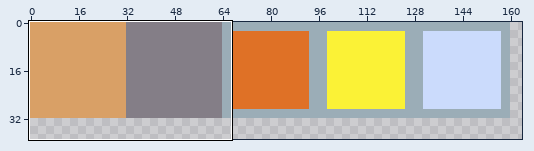
A sprite sheet gets an edit: assets/textures/tileset/tileset.png. Above: a wide view before the commit, with the close-up outlined.
Close-up. Before the commit:
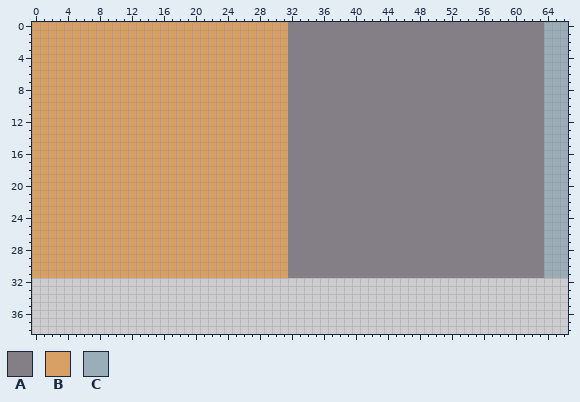
The file is 240x240 pixels. Colours within 5 levels of each other are drawn and written as one. Shown: x 0..66, y 0..38. The wide view leaves out empty margins.
Palette (. is transparent): A #847e87  B #d9a066  C #9badb7
Pixels before (only the part around the change), first column x 0:
 0 BBBBBBBBBBBBBBBBBBBBBBBBBBBBBBBBAAAAAAAAAAAAAAAAAAAAAAAAAAAAAAAACCC
 1 BBBBBBBBBBBBBBBBBBBBBBBBBBBBBBBBAAAAAAAAAAAAAAAAAAAAAAAAAAAAAAAACCC
 2 BBBBBBBBBBBBBBBBBBBBBBBBBBBBBBBBAAAAAAAAAAAAAAAAAAAAAAAAAAAAAAAACCC
 3 BBBBBBBBBBBBBBBBBBBBBBBBBBBBBBBBAAAAAAAAAAAAAAAAAAAAAAAAAAAAAAAACCC
 4 BBBBBBBBBBBBBBBBBBBBBBBBBBBBBBBBAAAAAAAAAAAAAAAAAAAAAAAAAAAAAAAACCC
 5 BBBBBBBBBBBBBBBBBBBBBBBBBBBBBBBBAAAAAAAAAAAAAAAAAAAAAAAAAAAAAAAACCC
 6 BBBBBBBBBBBBBBBBBBBBBBBBBBBBBBBBAAAAAAAAAAAAAAAAAAAAAAAAAAAAAAAACCC
 7 BBBBBBBBBBBBBBBBBBBBBBBBBBBBBBBBAAAAAAAAAAAAAAAAAAAAAAAAAAAAAAAACCC
 8 BBBBBBBBBBBBBBBBBBBBBBBBBBBBBBBBAAAAAAAAAAAAAAAAAAAAAAAAAAAAAAAACCC
 9 BBBBBBBBBBBBBBBBBBBBBBBBBBBBBBBBAAAAAAAAAAAAAAAAAAAAAAAAAAAAAAAACCC
10 BBBBBBBBBBBBBBBBBBBBBBBBBBBBBBBBAAAAAAAAAAAAAAAAAAAAAAAAAAAAAAAACCC
11 BBBBBBBBBBBBBBBBBBBBBBBBBBBBBBBBAAAAAAAAAAAAAAAAAAAAAAAAAAAAAAAACCC
12 BBBBBBBBBBBBBBBBBBBBBBBBBBBBBBBBAAAAAAAAAAAAAAAAAAAAAAAAAAAAAAAACCC
13 BBBBBBBBBBBBBBBBBBBBBBBBBBBBBBBBAAAAAAAAAAAAAAAAAAAAAAAAAAAAAAAACCC
14 BBBBBBBBBBBBBBBBBBBBBBBBBBBBBBBBAAAAAAAAAAAAAAAAAAAAAAAAAAAAAAAACCC
15 BBBBBBBBBBBBBBBBBBBBBBBBBBBBBBBBAAAAAAAAAAAAAAAAAAAAAAAAAAAAAAAACCC
16 BBBBBBBBBBBBBBBBBBBBBBBBBBBBBBBBAAAAAAAAAAAAAAAAAAAAAAAAAAAAAAAACCC
17 BBBBBBBBBBBBBBBBBBBBBBBBBBBBBBBBAAAAAAAAAAAAAAAAAAAAAAAAAAAAAAAACCC
18 BBBBBBBBBBBBBBBBBBBBBBBBBBBBBBBBAAAAAAAAAAAAAAAAAAAAAAAAAAAAAAAACCC
19 BBBBBBBBBBBBBBBBBBBBBBBBBBBBBBBBAAAAAAAAAAAAAAAAAAAAAAAAAAAAAAAACCC
20 BBBBBBBBBBBBBBBBBBBBBBBBBBBBBBBBAAAAAAAAAAAAAAAAAAAAAAAAAAAAAAAACCC
21 BBBBBBBBBBBBBBBBBBBBBBBBBBBBBBBBAAAAAAAAAAAAAAAAAAAAAAAAAAAAAAAACCC
22 BBBBBBBBBBBBBBBBBBBBBBBBBBBBBBBBAAAAAAAAAAAAAAAAAAAAAAAAAAAAAAAACCC
23 BBBBBBBBBBBBBBBBBBBBBBBBBBBBBBBBAAAAAAAAAAAAAAAAAAAAAAAAAAAAAAAACCC
24 BBBBBBBBBBBBBBBBBBBBBBBBBBBBBBBBAAAAAAAAAAAAAAAAAAAAAAAAAAAAAAAACCC
25 BBBBBBBBBBBBBBBBBBBBBBBBBBBBBBBBAAAAAAAAAAAAAAAAAAAAAAAAAAAAAAAACCC
26 BBBBBBBBBBBBBBBBBBBBBBBBBBBBBBBBAAAAAAAAAAAAAAAAAAAAAAAAAAAAAAAACCC
27 BBBBBBBBBBBBBBBBBBBBBBBBBBBBBBBBAAAAAAAAAAAAAAAAAAAAAAAAAAAAAAAACCC
28 BBBBBBBBBBBBBBBBBBBBBBBBBBBBBBBBAAAAAAAAAAAAAAAAAAAAAAAAAAAAAAAACCC
29 BBBBBBBBBBBBBBBBBBBBBBBBBBBBBBBBAAAAAAAAAAAAAAAAAAAAAAAAAAAAAAAACCC
30 BBBBBBBBBBBBBBBBBBBBBBBBBBBBBBBBAAAAAAAAAAAAAAAAAAAAAAAAAAAAAAAACCC
31 BBBBBBBBBBBBBBBBBBBBBBBBBBBBBBBBAAAAAAAAAAAAAAAAAAAAAAAAAAAAAAAACCC
32 ...................................................................
33 ...................................................................
34 ...................................................................
35 ...................................................................
36 ...................................................................
37 ...................................................................
38 ...................................................................
Once edited:
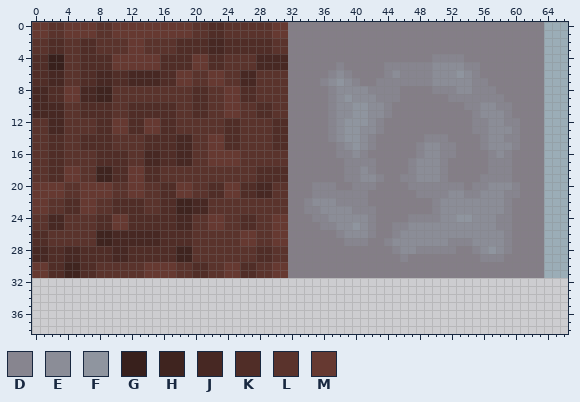
Colours new in this view: D #87858f  E #8b8d97  F #8f959f  G #38201c  H #3f241f  J #472823  K #502d27  L #5a332c  M #663931
Edits made:
Changed rows in their new state; - is an unchanged pixel.
first column x 0:
 0 MMLLMMMMLLMMMMMMMMMMLLKKLLLLLLMM-----------------------------
 1 MMLLMMMMLLMMMMMMMMMMLLKKLLLLLLMM-----------------------------
 2 LLKKLLKKLLLLMMLLLLKKKKJJKKKKKKLL-----------------------------
 3 LLKKLLKKLLLLMMLLLLKKKKJJKKKKKKLL-----------------------------
 4 KKGGLLKKKKMMMMMMKKKKMMKKLLLLJJJJ------------------DDDD-------
 5 KKGGLLKKKKMMMMMMKKKKMMKKLLLLJJJJ------D-----DDDDDDEEEEDD-----
 6 KKJJLLKKJJKKJJJJKKMMLLMMLLJJLLLL-----DED----DEDDDDEEEFED-----
 7 KKJJLLKKJJKKJJJJKKMMLLMMLLJJLLLL----DEFED--DDDDDDDEEEEEDD----
 8 JJKKMMJJHHLLLLLLLLLLKKLLMMKKLLLL-----DEEEEDDDD----DDDEEDDD---
 9 JJKKMMJJHHLLLLLLLLLLKKLLMMKKLLLL-----DEFEEEDDD------DDDDDDD--
10 JJJJLLKKKKLLKKKKKKLLKKLLMMLLKKLL-----DEEFFEED---------DDEEDD-
11 JJJJLLKKKKLLKKKKKKLLKKLLMMLLKKLL-----DEEFFEED----------DEEED-
12 LLJJLLLLKKMMKKMMKKLLLLLLKKLLLLKK-----DEFFFED-----------DDEEDD
13 LLJJLLLLKKMMKKMMKKLLLLLLKKLLLLKK-----DEFFEED-----------DDEEED
14 LLKKLLKKKKLLLLKKKKJJLLMMKKLLLLKK-----DEFFED------DDD----DEEDD
15 LLKKLLKKKKLLLLKKKKJJLLMMKKLLLLKK------DEFED-----DEEDD---DEEED
16 LLKKLLLLKKKKLLJJKKJJLLMMMMLLLLLL------DDED------DEEDD----DED-
17 LLKKLLLLKKKKLLJJKKJJLLMMMMLLLLLL-------DDDD----DEEED-----DDD-
18 LLKKMMLLHHKKMMKKLLLLLLLLLLLLKKKK-------DDED----DEEED-----DDD-
19 LLKKMMLLHHKKMMKKLLLLLLLLLLLLKKKK-------DDEED--DDEEED----DDDD-
20 MMMMLLMMMMLLMMLLKKMMLLKKMMKKJJLL---DDD--DDD----DDDDDDD-DDEEED
21 MMMMLLMMMMLLMMLLKKMMLLKKMMKKJJLL---DDDDDDD------DDDDEEDDEEEDD
22 MMLLKKMMLLKKKKLLKKHHJJLLLLLLLLLL--DEEEDDDD--------DEEEEEEEED-
23 MMLLKKMMLLKKKKLLKKHHJJLLLLLLLLLL--DDEEEEDDD-------DEEEEEEEED-
24 LLJJLLLLKKMMKKKKKKJJLLMMLLKKLLMM---DDEEEEED----DDDDEEFFEEEDD-
25 LLJJLLLLKKMMKKKKKKJJLLMMLLKKLLMM----DDEEFED--DDEEEEEEEEEEEDD-
26 KKLLLLLLHHJJJJJJKKKKLLLLLLMMLLMM------DEEED--DEEEEEEEEEEEEED-
27 KKLLLLLLHHJJJJJJKKKKLLLLLLMMLLMM-------DDD--DEEEEEEEDDDEEEED-
28 JJKKJJKKKKJJKKKKKKHHLLLLLLLLKKLL-------------DEEDDDDD--DEFED-
29 JJKKJJKKKKJJKKKKKKHHLLLLLLLLKKLL--------------D---------DDD--
30 MMKKHHKKLLLLLLMMMMLLKKLLMMKKLLMM-----------------------------
31 MMKKHHKKLLLLLLMMMMLLKKLLMMKKLLMM-----------------------------
